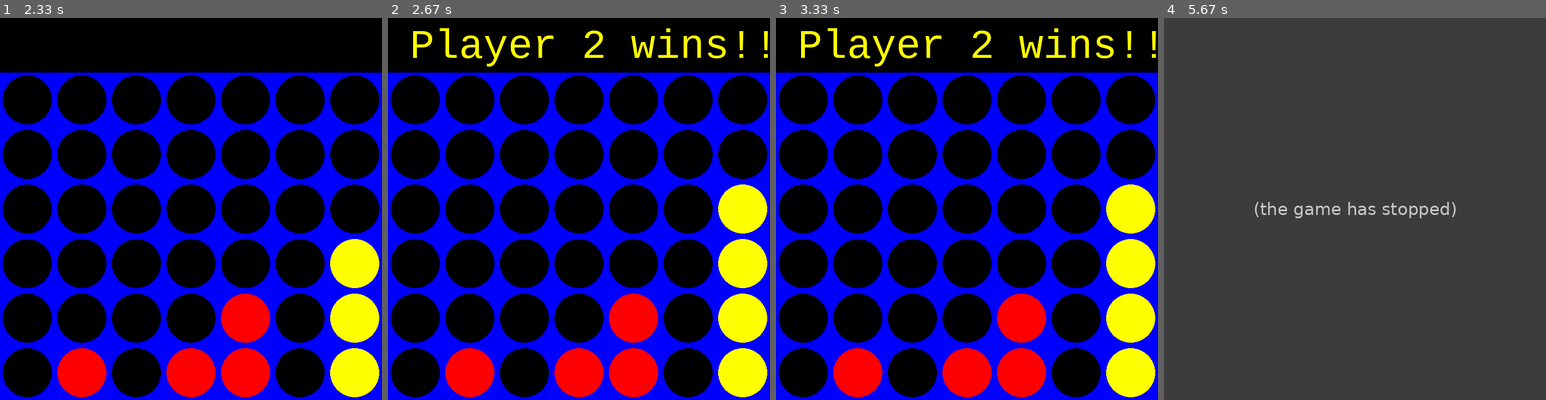
Above: before the commit, frames 1-4 (left to right).
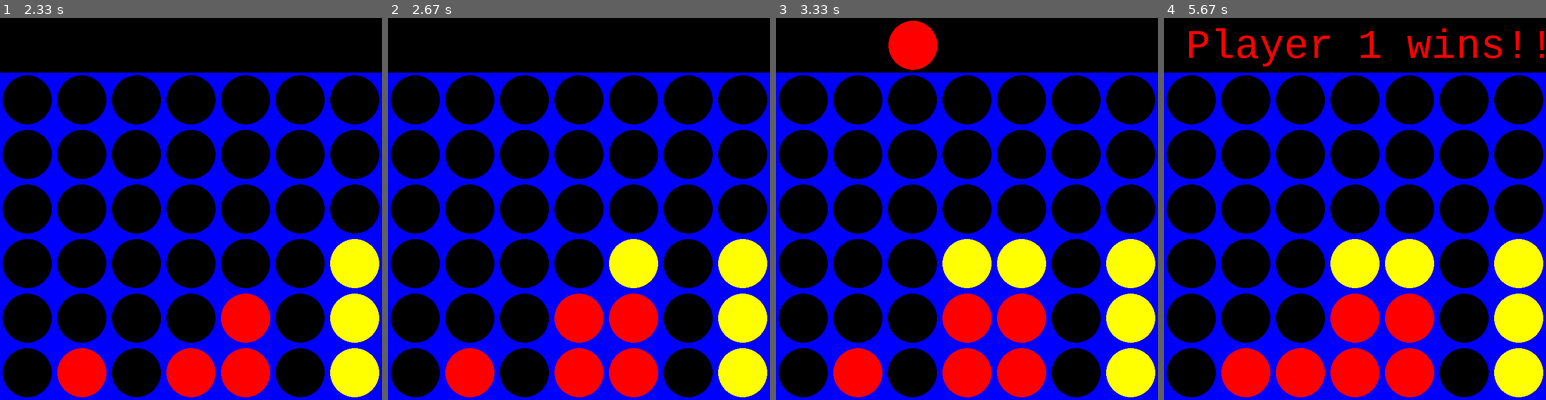
Above: after the commit, the same moments.

Repository: sam-coleman/Connect_4
Game: pygame game, started from connect4_pygame.py
Two runs of this game, one before a commit and one after it. Both use one fixed random seed, a clock stepped at 60 frames per second and the inputs below.
Inputs (mouse positions are in pixels of both pictures, inside the frame that each line leads up to):
- Up to frame 1 (2.33 s): click (191, 209) at 0.38 s; click (229, 293) at 0.77 s; click (236, 243) at 1.23 s; move the mouse to (99, 132) at 1.6 s; click (99, 132) at 1.92 s
- Up to frame 2 (2.67 s): click (579, 254) at 2.65 s
- Up to frame 3 (3.33 s): move the mouse to (913, 128) at 3.07 s
- Up to frame 4 (5.67 s): click (1301, 128) at 3.4 s

Frame 1 is identical in both runs. In frame 2, 5.5% of the frame differs, in the area x 6-100%, y 2-85%; in frame 3, 7.9%; in frame 4, 100%, in the area x 0-100%, y 0-100%.
Before the commit the program exited at 5.42 s; later frames show no game.

Commit message:
Changed heuristic, stil not working

Diff:
--- a/ai.py
+++ b/ai.py
@@ -106,13 +106,13 @@
     enemy_threes = calc_adjacent(board, PLAYER, 3)
     enemy_twos = calc_adjacent(board, PLAYER, 2)
 
-    if enemy_fours >= 1:
-    	# avoid at ALL COST
-    	return -math.inf
-    else:
-    	# For now, we are not going to prevent double-counting (might change later)
-    	return (our_fours*(1000000) + our_threes*(1000) + our_twos*(10) + enemy_threes*(-1000) + enemy_twos*(-10))
-
+    # if enemy_fours >= 1:
+    # 	# avoid at ALL COST
+    # 	return -math.inf
+    # else:
+    # 	# For now, we are not going to prevent double-counting (might change later)
+    # 	return (our_fours*(1000000) + our_threes*(1000) + our_twos*(10) + enemy_threes*(-1000) + enemy_twos*(-10))
+    return (our_fours*(1000000) + our_threes*(1000) + our_twos*(10) + enemy_fours*(-1000000) + enemy_threes*(-1000) + enemy_twos*(-10))
     #return rating
 
 def calc_adjacent(board, player, num):
--- a/connect4_pygame.py
+++ b/connect4_pygame.py
@@ -158,7 +158,7 @@
 			# 		game_over = True
 				#col = random.randint(0, COLUMN_COUNT - 1)
 
-				col = ai.minimax(board, 0, 4)[1] # move is the column
+				col = ai.minimax(board, AI, 4)[1] # move is the column
 
 				if is_valid_location(board, col):
 					pygame.time.wait(500)
